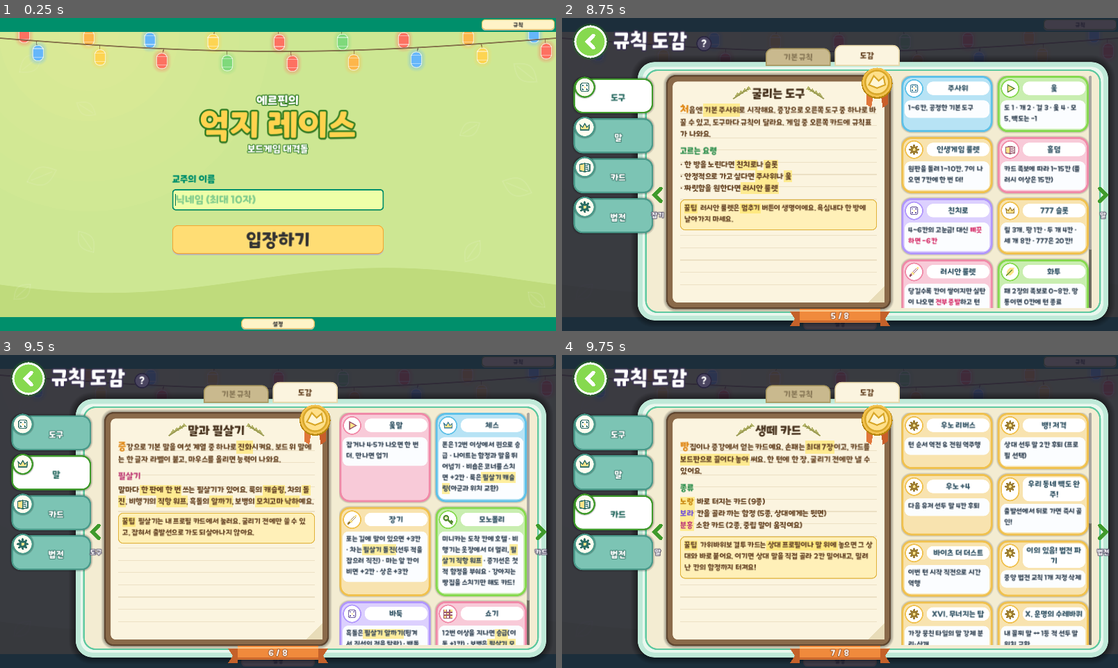
Above: before the commit, frames 1-4 (two rows, left to right).
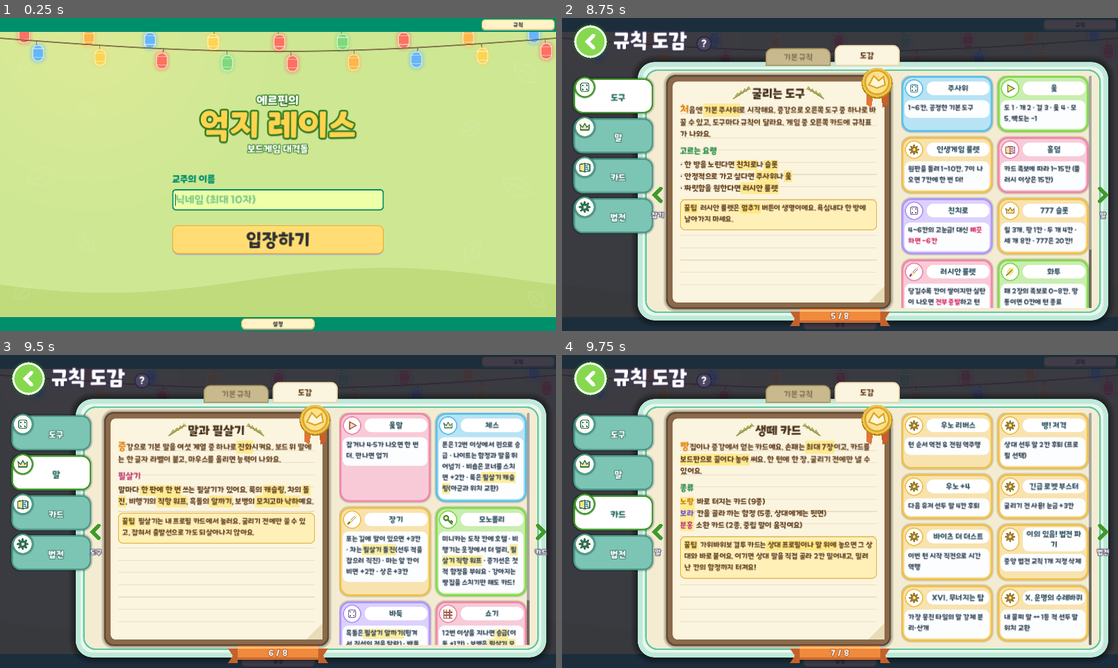
Above: after the commit, the same moments.

Repository: mayjohn66-cmd/TRG
Game: Godot game, scene res://scenes/start_menu.tscn
Two runs of this game, one before a commit and one after it. Both use one fixed random seed, a clock stepped at 60 frames per second and the inputs below.
Inputs (mouse positions are in pixels of both pictures, inside the frame that each line leads up to):
- Up to frame 1 (0.25 s): no input
- Up to frame 2 (8.75 s): click (840, 199) at 0.52 s; type "12" at 0.6 s; click "규칙" at 1.25 s; click "시작하기" at 2 s; click "시작하기" at 2.75 s; click (1101, 196) at 3.5 s; click (1101, 196) at 4.25 s; click "설정" at 5 s; click "입장하기" at 5.75 s; click "기본 규칙" at 6.5 s; click "도감" at 7.25 s; click "도구" at 8 s
- Up to frame 3 (9.5 s): click "말" at 8.75 s
- Up to frame 4 (9.75 s): click "카드" at 9.5 s

Frames 1-3 are identical in both runs. In frame 4, 11% of the frame differs, in the area x 61-96%, y 39-93%.

Commit message:
ACT_04를 빽도 완주에서 긴급 로켓 부스터(굴림 결과 +3)로 교체
Co-Authored-By: Claude Sonnet 5.5 <noreply@anthropic.com>
Claude-Session: https://claude.ai/code/session_01HvvTBBGdmqrXHkL2GAw3GJ

Diff:
--- a/core_engine/bot_brain.gd
+++ b/core_engine/bot_brain.gd
@@ -206,11 +206,9 @@
 
 static func _plan_one_turn_card(state: GameState, player_id: int, card: BaseCard, rng: RandomNumberGenerator) -> Dictionary:
 	match card.card_id:
-		&"ACT_04":  # 빽도로 23번에 선 말을 즉시 완주: 항상
-			for pawn: PlayerPawn in state.pawns_of(player_id):
-				var params: Dictionary = {"pawn_id": pawn.entity_id}
-				if card.can_play(state, player_id, params):
-					return {"card_id": card.card_id, "params": params}
+		&"ACT_04":  # 긴급 로켓 부스터: 굴림 +3, 역주행 중이 아니면 60%
+			if state.reverse_move_rounds_left == 0 and rng.randf() < 0.6:
+				return {"card_id": card.card_id, "params": {}}
 		&"ACT_02":  # 뱅! 저격: 선두 말이 결승에 가장 가까운 상대를 70%
 			var victims: Array[int] = BangCommand.target_players(state, player_id)
 			if not victims.is_empty() and rng.randf() < 0.7:
@@ -288,11 +286,6 @@
 			&"ACT_05":  # 말이 잡히거나 함정에 걸렸다면 되감기
 				if card.could_play(state, player_id):
 					return {"card_id": card.card_id, "params": {}}
-			&"ACT_04":
-				for pawn: PlayerPawn in state.pawns_of(player_id):
-					var params: Dictionary = {"pawn_id": pawn.entity_id}
-					if card.can_play(state, player_id, params):
-						return {"card_id": card.card_id, "params": params}
 	return {}
 
 
--- a/core_engine/cards/card_backdo_goal.gd
+++ /dev/null
@@ -1,32 +0,0 @@
-# File: res://core_engine/cards/card_backdo_goal.gd
-# Class: class_name CardBackdoGoal
-# Role: ACT_04 우리 동네 빽도 완주! - 0번에서 후퇴해 23번에 도착한 직후 해당 말을 즉시 완주 처리
-class_name CardBackdoGoal
-extends BaseCard
-
-const VALID_TILES: Array[int] = [GameEnums.LAST_TILE]
-
-
-func _init() -> void:
-	card_id = &"ACT_04"
-	display_name = "우리 동네 빽도 완주!"
-	playable_phases = [TurnManager.State.PHASE_TURN_BEGIN]
-
-
-func could_play(state: GameState, player_id: int) -> bool:
-	for pawn: PlayerPawn in state.pawns_of(player_id):
-		if not pawn.is_finished and pawn.retreated_from_start and VALID_TILES.has(pawn.current_tile_idx):
-			return true
-	return false
-
-
-## params: {"pawn_id": int}
-func can_play(state: GameState, player_id: int, params: Dictionary) -> bool:
-	var pawn: PlayerPawn = state.get_pawn(int(params.get("pawn_id", -1)))
-	if pawn == null or pawn.owner_id != player_id or pawn.is_finished:
-		return false
-	return pawn.carrier == null and pawn.retreated_from_start and VALID_TILES.has(pawn.current_tile_idx)
-
-
-func create_command(_state: GameState, player_id: int, params: Dictionary) -> GameCommand:
-	return BackdoGoalCommand.new(player_id, int(params["pawn_id"]))
--- a/core_engine/cards/card_registry.gd
+++ b/core_engine/cards/card_registry.gd
@@ -34,7 +34,7 @@
 		&"ACT_01": card = CardUnoReverse.new()
 		&"ACT_02": card = CardBang.new()
 		&"ACT_03": card = CardUnoPlusFour.new()
-		&"ACT_04": card = CardBackdoGoal.new()
+		&"ACT_04": card = CardRocketBooster.new()
 		&"ACT_05": card = CardBitesTheDust.new()
 		&"ACT_06": card = CardObjection.new()
 		&"TRP_01": card = CardMirrorForce.new()
--- /dev/null
+++ b/core_engine/cards/card_rocket_booster.gd
@@ -0,0 +1,15 @@
+# File: res://core_engine/cards/card_rocket_booster.gd
+# Class: class_name CardRocketBooster
+# Role: ACT_04 긴급 로켓 부스터 - 굴리기 전에 쓰면 이번 턴 첫 굴림 결과에 +3을 더한다
+class_name CardRocketBooster
+extends BaseCard
+
+
+func _init() -> void:
+	card_id = &"ACT_04"
+	display_name = "긴급 로켓 부스터"
+	playable_phases = [TurnManager.State.PHASE_TURN_BEGIN]
+
+
+func create_command(_state: GameState, player_id: int, _params: Dictionary) -> GameCommand:
+	return RocketBoosterCommand.new(player_id)
--- a/core_engine/commands/backdo_goal_command.gd
+++ /dev/null
@@ -1,25 +0,0 @@
-# File: res://core_engine/commands/backdo_goal_command.gd
-# Class: class_name BackdoGoalCommand
-# Role: ACT_04 실행 - 지정한 말(업힌 말 포함)을 즉시 결승선 완주(Goal) 처리
-class_name BackdoGoalCommand
-extends GameCommand
-
-var pawn_id: int = -1
-
-
-func _init(acting_player: int = -1, target_pawn_id: int = -1) -> void:
-	super()
-	sender_id = acting_player
-	pawn_id = target_pawn_id
-	command_name = "BackdoGoal"
-
-
-func can_execute(_ctx: RuleContext) -> bool:
-	if state == null:
-		return false
-	var pawn: PlayerPawn = state.get_pawn(pawn_id)
-	return pawn != null and not pawn.is_finished
-
-
-func _run() -> void:
-	state.finish_stack(state.get_pawn(pawn_id))
--- /dev/null
+++ b/core_engine/commands/rocket_booster_command.gd
@@ -0,0 +1,17 @@
+# File: res://core_engine/commands/rocket_booster_command.gd
+# Class: class_name RocketBoosterCommand
+# Role: ACT_04 실행 - 이번 턴 첫 굴림 결과에 더할 보너스(roll_bonus)를 예약한다
+class_name RocketBoosterCommand
+extends GameCommand
+
+const BONUS: int = 3
+
+
+func _init(acting_player: int = -1) -> void:
+	super()
+	sender_id = acting_player
+	command_name = "RocketBooster"
+
+
+func _run() -> void:
+	state.roll_bonus += BONUS
--- a/core_engine/entities/player_pawn.gd
+++ b/core_engine/entities/player_pawn.gd
@@ -11,8 +11,6 @@
 var slot: int = 1
 var has_left_start: bool = false
 var is_finished: bool = false
-## ACT_04 발동 조건: 직전 이동이 '출발선(0번)에서의 후퇴'였는가.
-var retreated_from_start: bool = false
 ## 출발선(0번)에서 뒤로 물러난 뒤 아직 0번을 다시 지나가지 않은 말. 역주행 상태가 아니면 이 말은 완주할 수 없다 (한 바퀴를 더 돌아야 함).
 var retreated_run: bool = false
 ## 업기: 나를 업고 있는 말(없으면 null) / 내가 업고 있는 말들.
@@ -101,7 +99,6 @@
 func reset_to_start() -> void:
 	reset_position()
 	has_left_start = false
-	retreated_from_start = false
 	retreated_run = false
 	is_imprisoned = false
 	restrained_turns = 0
--- a/core_engine/game_state.gd
+++ b/core_engine/game_state.gd
@@ -61,6 +61,8 @@
 var round_number: int = 1
 ## 남은 '전체 역주행' 라운드 수 (ACT_01).
 var reverse_move_rounds_left: int = 0
+## 이번 턴 첫 굴림 결과에 더할 값 (ACT_04 긴급 로켓 부스터). 굴림에 쓰이거나 턴이 시작되면 0으로 돌아간다.
+var roll_bonus: int = 0
 var winner: int = -1
 
 ## 이번 턴 시작 시점 스냅샷 (ACT_05 롤백 대상).
@@ -336,7 +338,6 @@
 		member.current_tile_idx = leader.current_tile_idx
 		member.step_history.assign(leader.step_history)
 		member.has_left_start = leader.has_left_start
-		member.retreated_from_start = leader.retreated_from_start
 		member.retreated_run = leader.retreated_run
 
 
--- a/core_engine/move_executor.gd
+++ b/core_engine/move_executor.gd
@@ -124,7 +124,6 @@
 	var report := MoveReport.new()
 	report.pawn_id = mover.entity_id
 	ctx.pawn = mover
-	mover.retreated_from_start = false
 	if ctx.charge_depth == 0:
 		ctx.trigger_timing = RuleContext.ON_MOVE_CALC
 		var processed: RuleContext = state.rulebook.process_context(ctx)
@@ -157,8 +156,6 @@
 	if is_forward and from_tile == GameEnums.GOAL_TILE:
 		mover.retreated_run = false
 	mover.has_left_start = true
-	if is_first and not is_forward and from_tile == GameEnums.GOAL_TILE:
-		mover.retreated_from_start = true
 	state.sync_stack_position(mover)
 	report.path.append(destination)
 	ctx.path_nodes.append(destination)
--- a/core_engine/turn_manager.gd
+++ b/core_engine/turn_manager.gd
@@ -889,6 +889,7 @@
 	if new_turn:
 		_card_played_this_turn = false
 	state.hurt_players.clear()
+	state.roll_bonus = 0
 	state.rollback_requested = false
 	move_queue.clear()
 	_stack_offer = {}
@@ -939,7 +940,11 @@
 	ctx.trigger_timing = RuleContext.ON_DICE_ROLL
 	ctx = state.rulebook.process_context(ctx)
 	if not ctx.is_canceled:
-		move_queue.append(ctx.dice_value)
+		var boosted: int = ctx.dice_value + state.roll_bonus
+		if state.roll_bonus != 0:
+			_emit_event(&"roll_boosted", {"player_id": current_player_id(), "from": ctx.dice_value, "to": boosted})
+			state.roll_bonus = 0
+		move_queue.append(boosted)
 	_roll_chain += 1
 	if result.reroll and _roll_chain < GameEnums.MAX_REROLL_CHAIN:
 		phase_time_left = GameEnums.PHASE_TIME_ROLL * timer_scale
--- a/core_engine/turn_snapshot.gd
+++ b/core_engine/turn_snapshot.gd
@@ -20,7 +20,6 @@
 			"history": pawn.step_history.duplicate(),
 			"started": pawn.has_left_start,
 			"finished": pawn.is_finished,
-			"retreated": pawn.retreated_from_start,
 			"retreated_run": pawn.retreated_run,
 			"kind": pawn.kind,
 			"unit": pawn.unit_no,
@@ -54,6 +53,7 @@
 		"meta": {
 			"current_player": state.current_player,
 			"reverse_move_rounds_left": state.reverse_move_rounds_left,
+			"roll_bonus": state.roll_bonus,
 			"round_number": state.round_number,
 		},
 	}
@@ -81,7 +81,6 @@
 		pawn.step_history.assign(entry["history"])
 		pawn.has_left_start = bool(entry["started"])
 		pawn.is_finished = bool(entry["finished"])
-		pawn.retreated_from_start = bool(entry["retreated"])
 		pawn.retreated_run = bool(entry.get("retreated_run", false))
 		pawn.kind = entry["kind"]
 		pawn.unit_no = int(entry["unit"])
@@ -128,5 +127,6 @@
 		var meta: Dictionary = data["meta"]
 		state.current_player = int(meta["current_player"])
 		state.reverse_move_rounds_left = int(meta["reverse_move_rounds_left"])
+		state.roll_bonus = int(meta.get("roll_bonus", 0))
 		state.round_number = int(meta["round_number"])
 	state.snapshot_restored.emit()
--- a/scenes/main_board.gd
+++ b/scenes/main_board.gd
@@ -94,7 +94,7 @@
 	&"ACT_01": "순서 역전·역주행",
 	&"ACT_02": "상대 선두 -2칸",
 	&"ACT_03": "다음 유저 -4칸",
-	&"ACT_04": "뒤로 가서 즉시 골인",
+	&"ACT_04": "이번 굴림 결과 +3",
 	&"ACT_05": "턴 시작 전으로 되감기",
 	&"ACT_06": "교칙 1개 삭제",
 	&"ACT_07": "뭉친 말 강제 산개",
@@ -113,7 +113,7 @@
 	&"ACT_01": "턴 순서 역전 & 전원 역주행",
 	&"ACT_02": "상대 선두 말 2칸 후퇴 (프로필 선택)",
 	&"ACT_03": "다음 유저 선두 말 4칸 후퇴",
-	&"ACT_04": "출발선에서 뒤로 가면 즉시 골인!",
+	&"ACT_04": "굴리기 전 사용! 눈금 +3칸",
 	&"ACT_05": "이번 턴 시작 직전으로 시간 역행",
 	&"ACT_06": "중앙 법전 교칙 1개 지정 삭제",
 	&"TRP_01": "밟은 적 말 즉시 출발선 추방",
@@ -3535,15 +3535,6 @@
 		_begin_tile_pick(player_id, card_id)
 		return
 	match card_id:
-		&"ACT_04":
-			var options: Array[Dictionary] = []
-			for pawn: PlayerPawn in state.pawns_of(player_id):
-				if card.can_play(state, player_id, {"pawn_id": pawn.entity_id}):
-					options.append({"label": "말 %d (%d번 타일)" % [pawn.slot, pawn.current_tile_idx], "value": pawn.entity_id})
-			if options.is_empty():
-				_log_line("[%s] 0번에서 빽도로 후퇴해 23번에 있는 말이 필요합니다." % card.display_name, Color("868e96"))
-				return
-			_show_choice("완주시킬 말을 고르세요", options, _play_card_with.bind(player_id, card_id, "pawn_id"))
 		&"ACT_02":
 			_begin_snipe_pick(player_id, card_id)
 		&"ACT_09":
@@ -5692,6 +5683,8 @@
 	match kind:
 		&"roll_resolved":
 			_handle_roll_event(data)
+		&"roll_boosted":
+			_log_line("[긴급 로켓 부스터] P%d: 눈금 %d → %d!" % [data["player_id"], data["from"], data["to"]], Color("ffd43b"))
 		&"stack_resolved":
 			var stack_names: Array[String] = []
 			for member_id: Variant in data["members"]:
--- a/tests/test_rules_and_cards.gd
+++ b/tests/test_rules_and_cards.gd
@@ -273,27 +273,17 @@
 	check_eq(report.path, int_array([3, 2]), "양수 눈금도 후진")
 
 
-func test_act_04_works_at_23_after_retreating_from_start() -> void:
+func test_act_04_rocket_booster_reserves_plus_three_for_the_next_roll() -> void:
 	var state := make_state()
 	var card: BaseCard = CardRegistry.get_card(&"ACT_04")
-	place(state, 11, 0, [], false)
-	check(not card.can_play(state, 1, {"pawn_id": 11}), "후퇴 전에는 사용 불가")
-	state.reverse_move_rounds_left = 1  # 일반 후퇴는 회수되므로 23번 후퇴는 역주행 중에만 생긴다
-	var report: MoveReport = move(state, 11, -1)
-	check_eq(report.path, int_array([23]), "역주행 중 0번에서 후퇴하면 23번")
-	check(card.can_play(state, 1, {"pawn_id": 11}), "23번 도착 직후 발동 가능")
-	check(not card.can_play(state, 2, {"pawn_id": 11}), "남의 말에는 사용 불가")
-	exec(state, card.create_command(state, 1, {"pawn_id": 11}))
-	check(state.get_pawn(11).is_finished, "즉시 완주")
-
-
-func test_act_04_not_playable_for_pawn_that_merely_walked_to_23() -> void:
-	var state := make_state()
-	var card: BaseCard = CardRegistry.get_card(&"ACT_04")
-	place(state, 11, 21, [20])
-	move(state, 11, 2)
-	check_eq(state.get_pawn(11).current_tile_idx, 23, "23번 도착")
-	check(not card.can_play(state, 1, {"pawn_id": 11}), "0번에서 후퇴한 경우에만 사용 가능")
+	check_eq(card.display_name, "긴급 로켓 부스터", "카드 이름")
+	check(card.can_play(state, 1, {}), "조건 없이 사용 가능")
+	exec(state, card.create_command(state, 1, {}))
+	check_eq(state.roll_bonus, 3, "+3 예약")
+	var snapshot: Dictionary = TurnSnapshot.capture(state).to_dict()
+	state.roll_bonus = 0
+	TurnSnapshot.from_dict(snapshot).restore(state, true)
+	check_eq(state.roll_bonus, 3, "스냅샷에 보너스가 담긴다")
 
 
 func test_card_registry_and_default_deck() -> void:
--- a/tests/test_turn_manager.gd
+++ b/tests/test_turn_manager.gd
@@ -1,6 +1,6 @@
 # File: res://tests/test_turn_manager.gd
 # Class: class_name TestTurnManager
-# Role: 8단계 턴 상태 머신·타이머·재굴림·러시안 룰렛 흐름·개입 LIFO·ACT_04/05·드래프트·호스트 권위(명세 1·4·5·7) 통합 검증
+# Role: 8단계 턴 상태 머신·타이머·재굴림·러시안 룰렛 흐름·개입 LIFO·ACT_05·드래프트·호스트 권위(명세 1·4·5·7) 통합 검증
 class_name TestTurnManager
 extends TestCase
 
@@ -432,24 +432,17 @@
 	_dispose(manager)
 
 
-func test_act_04_finishes_a_pawn_that_backed_off_to_the_last_tile() -> void:
+func test_act_04_rocket_booster_adds_three_to_the_roll_once() -> void:
 	var manager: TurnManager = _new_manager()
 	manager.state.give_card(1, &"ACT_04")
-	manager.state.reverse_move_rounds_left = 3  # 23번 후퇴는 역주행 중에만 가능 (일반 후퇴는 회수)
-	place(manager.state, 11, 0, [])  # 출발한 적 있는 말이 0번까지 돌아온 상태 (출발 전 말은 후퇴를 고를 수 없다)
-	_set_tool(manager, 1, ScriptedTool.new([1]))
-	_do(manager, 1, &"proceed")
-	_do(manager, 1, &"roll")
-	check_eq(manager.current_state, Phase.PHASE_SELECT_PAWN, "굴림 뒤 개입 창 없음")
-	_do(manager, 1, &"select_pawn", {"pawn_id": 11})
-	check_eq(manager.state.get_pawn(11).current_tile_idx, 23, "0번에서 빽도 후퇴는 23번")
-	check_eq(manager.current_state, Phase.PHASE_TURN_BEGIN, "ACT_04는 정산 창이 아니라 다음 내 턴의 굴리기 전에 쓴다")
-	manager.state.hands[1] = [&"ACT_04"] as Array[StringName]
-	manager.state.current_player = 1
-	manager.current_turn_index = manager.player_order.find(1)
-	manager._begin_turn()
-	_do(manager, 1, &"play_card", {"card_id": &"ACT_04", "pawn_id": 11})
-	check(manager.state.get_pawn(11).is_finished, "ACT_04로 즉시 완주")
+	_set_tool(manager, 1, ScriptedTool.new([2, 1]))
+	_do(manager, 1, &"play_card", {"card_id": &"ACT_04"})
+	check_eq(manager.state.roll_bonus, 3, "+3 예약")
+	_do(manager, 1, &"proceed")
+	_do(manager, 1, &"roll")
+	check_eq(manager.move_queue, int_array([5]), "굴림 2에 +3")
+	check_eq(manager.state.roll_bonus, 0, "한 번 쓰면 소모")
+	check((manager.state.hands[1] as Array).is_empty(), "카드 소모")
 	_dispose(manager)
 
 
Not shown, changed: docs/EDGE_CASE_SPEC.md
Not shown, changed: docs/GDD_TDD_Master.md
